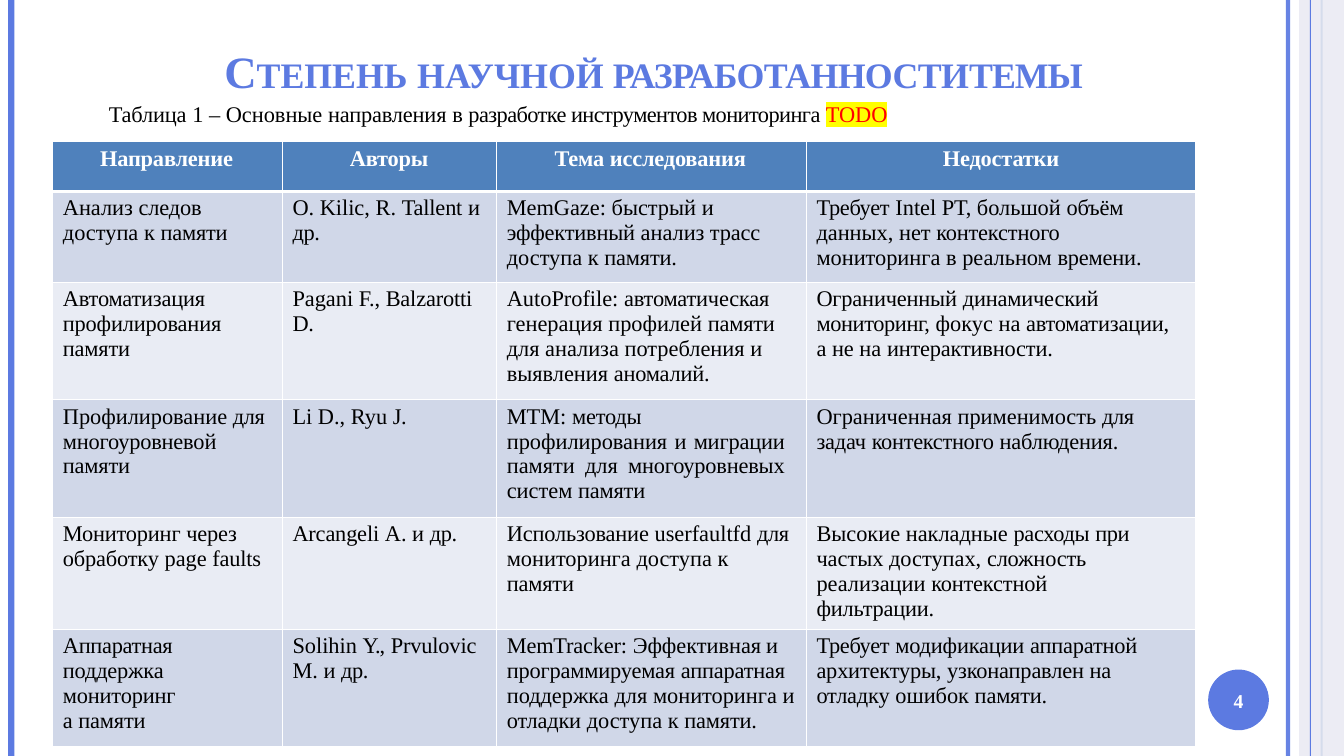
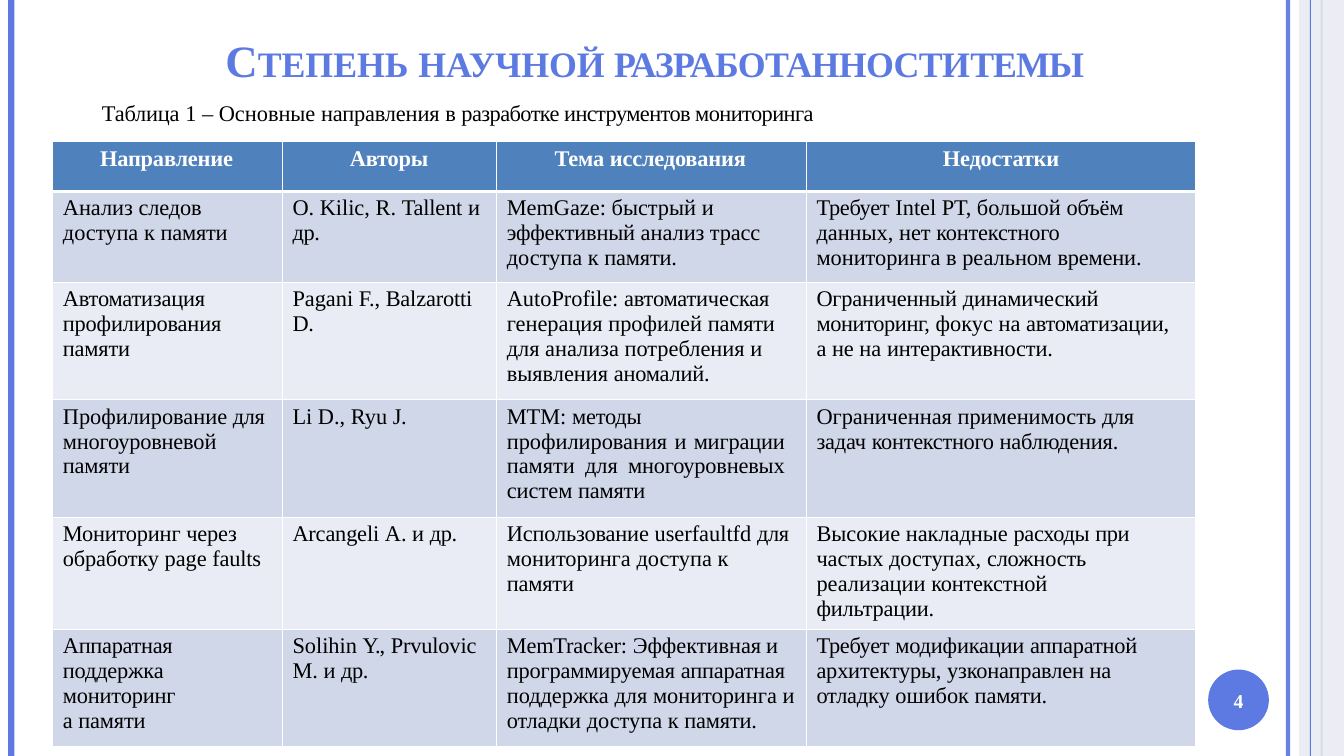
Before and after one commit to HotHeadd/nir_mephi, a slide deck: slide 4 of part2/Презентация.pptx. Drawn at 1344x756 pixels with LibreOffice and Linux fonts; fonts in the diff are those of the drawing; background and template pictures are left out. Boxes give left, top, right and bottom in pixels: in the first picture for what was removed or moved away, otherwise in the second. Text is boxed around its words. In the diff, an @@ line names an element or a change of style, - is before the commit and + after.

```diff
--- a/part2/Презентация.pptx
+++ b/part2/Презентация.pptx
@@ title "Степень научной разработанности темы": place and size @@
-title "Степень научной разработанности темы" at bbox=[417, 60, 1083, 89]
+title "Степень научной разработанности темы" at bbox=[418, 49, 1084, 78]
@@ text at bbox=[102, 105, 813, 126]: text changed @@
-Таблица 1 – Основные направления в разработке инструментов мониторинга TODO
+Таблица 1 – Основные направления в разработке инструментов мониторинга
```
Also in this commit, not shown: 8 other slides changed, 4 slides added, 2 slides removed, 17 other files.
